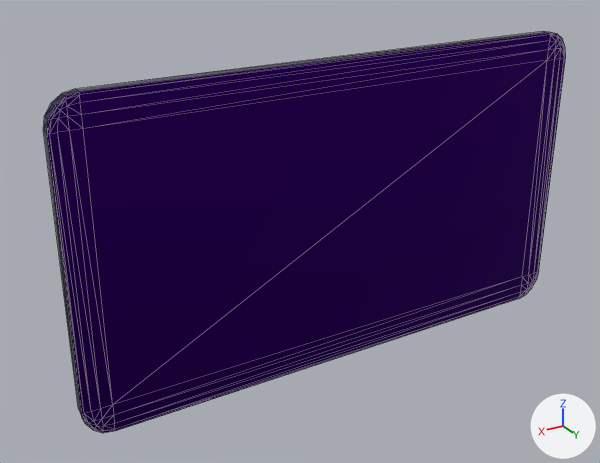
An edit to the glTF model apps/megameal/public/assets/3D/screen.glb, drawn before and after from the same camera.
Both versions are drawn from a 50 mm camera at (1.48, 2.16, 1.52) aimed at (0.14, -0.06, 0.41). Every picture has the same lights, and +X, +Y and +Z are marked at lower right. The picture after the commit comes second. Mesh edges are drawn as thin lines. Where no turn or scale is listed for an object, it has been applied to the vertices.
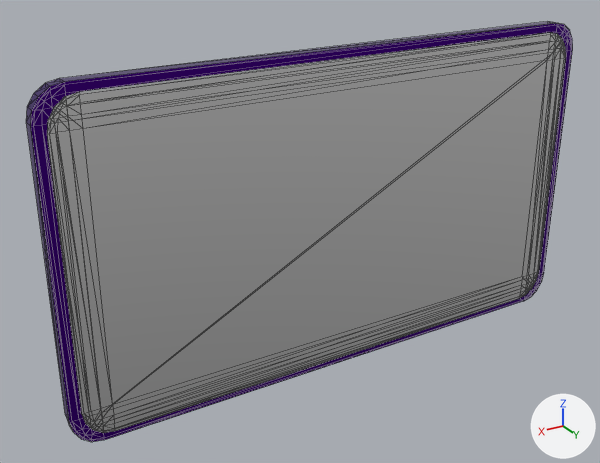
Pixel boxes [x1, y1, x2, y2] of what changed, in the pictures (600 x 463 px):
'Cube', recoloured (dark purple to white): [47, 33, 566, 433] in both
'Cube.001', added: after [26, 21, 573, 442]

What changed in the scene script:
```text
Change mat_material_001:
    mat_material_001.base_color: (0.0496, 0.000477, 0.203) -> (1.0, 1.0, 1.0)  # dark purple #3f027c -> white #ffffff
Add mat_material_003:
    mat_material_003 = principled_material('Material.003')
    mat_material_003.base_color = (0.0496, 0.000477, 0.203)  # dark purple #3f027c
    mat_material_003.metallic = 1.0
    mat_material_003.roughness = 0.0
    mat_material_003.emission_color = (0.00746, 0.000091, 0.0302)  # dark purple #150031
    mat_material_003.emission_strength = 1.0
Add me_cube_002:
    me_cube_002.from_pydata(...)  # 152 vertices, 300 faces; spans x -1.0..1.0, y -0.03..0.03, z -0.09..1.05
    me_cube_002.materials.append(mat_material_003)  # dark purple #3f027c
Add ob_cube_001:
    ob_cube_001 = bpy.data.objects.new('Cube.001', me_cube_002)
    ob_cube_001.location = (0.0, -0.01, -0.02)
```
